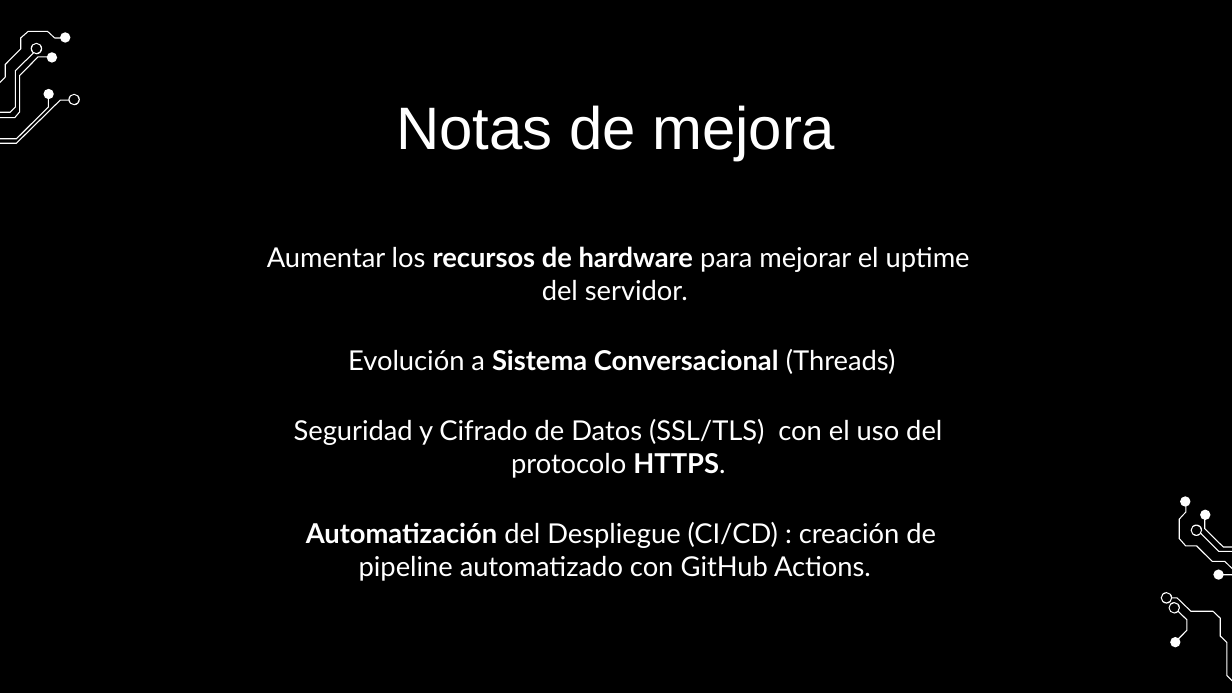
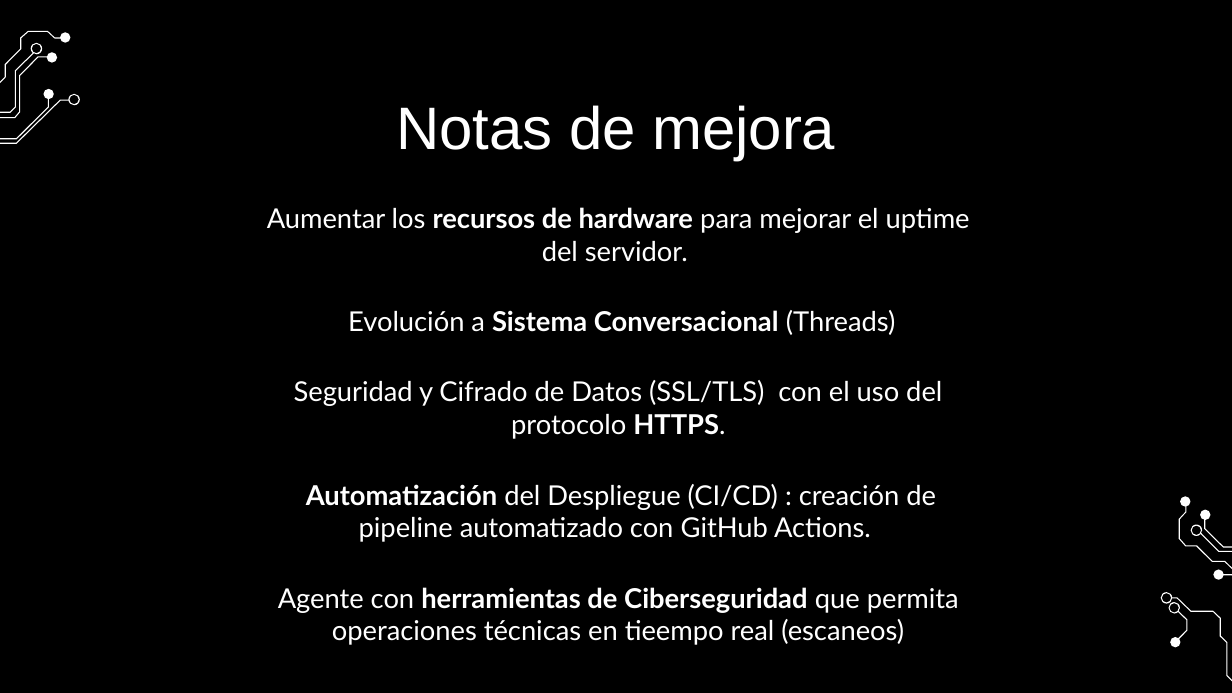
Before and after one commit to AGC79/proyecto_IAgen_agc, a slide deck: slide 15 of presentacion_cyberai.pptx. Drawn at 1232x693 pixels with LibreOffice and Linux fonts; fonts in the diff are those of the drawing; background and template pictures are left out. Boxes give left, top, right and bottom in pixels: in the first picture for what was removed or moved away, otherwise in the second. Text is boxed around its words. In the diff, an @@ line names an element or a change of style, - is before the commit and + after.

```diff
--- a/presentacion_cyberai.pptx
+++ b/presentacion_cyberai.pptx
@@ text "Aumentar los recursos de hardware ..." moved from (x1=267, y1=246, x2=970, y2=581) to (x1=267, y1=207, x2=970, y2=645) @@
@@ text at (x1=278, y1=587, x2=959, y2=645): paragraph added @@
+Agente con herramientas de Ciberseguridad que permita operaciones técnicas en tieempo real (escaneos)
```
Also in this commit, not shown: 1 other file.
